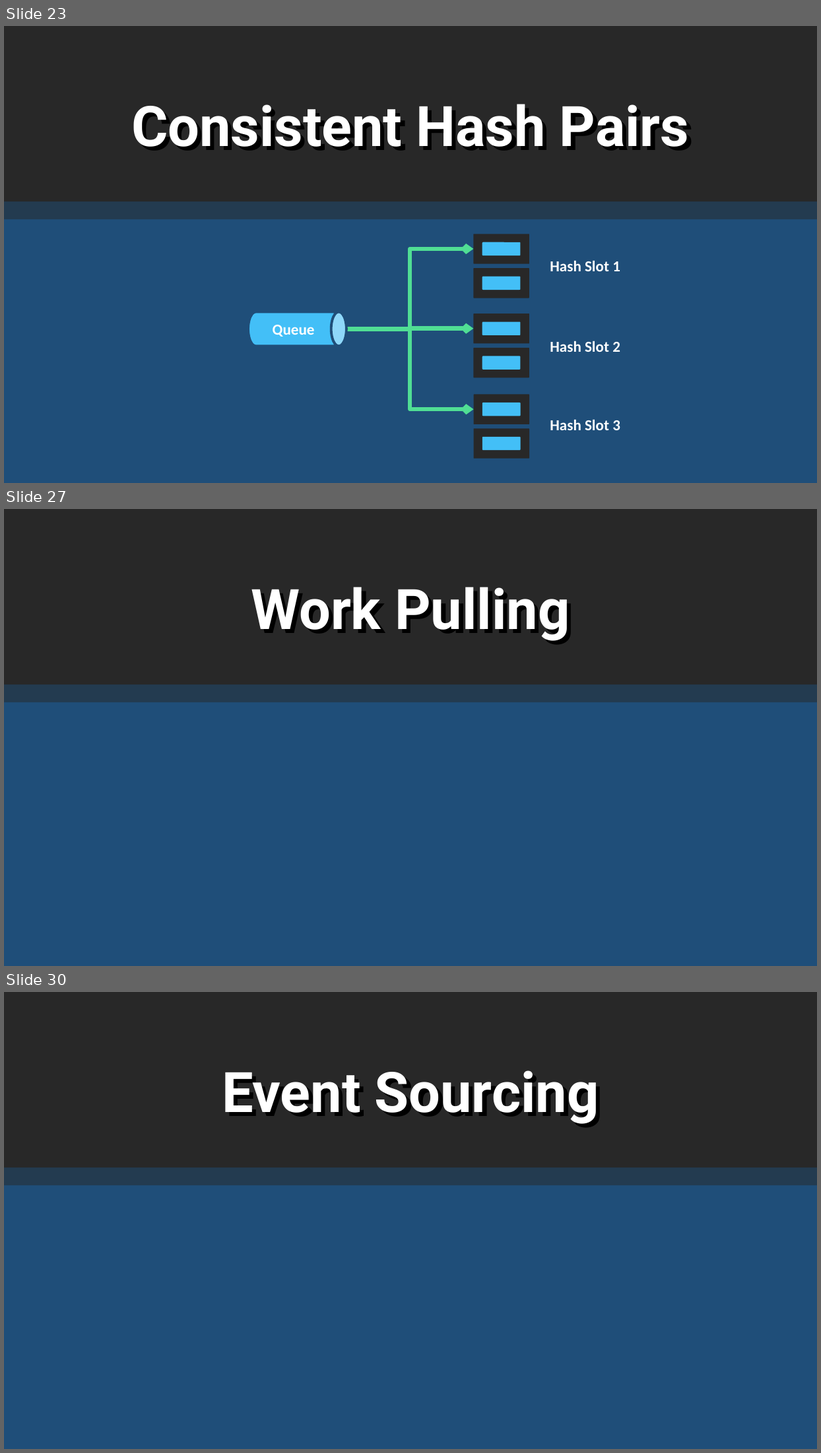
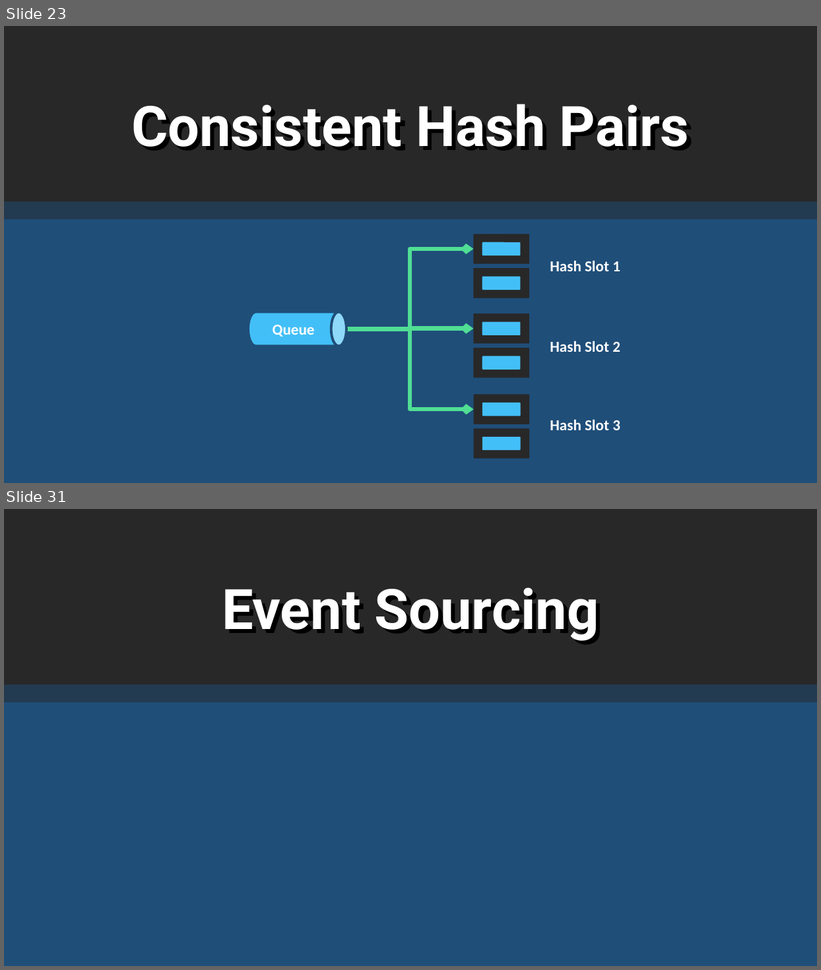
Before and after one commit to rogeralsing/Presentations, a slide deck: FailingGracefully/QConSP/protoactor.pptx. Shown one above the other, each under a label of ours: slides 23, 27 and 30 before the commit, slides 23 and 31 after it; the slides between them are not shown. The pictures are 821x1453 and 821x970 pixels, drawn with LibreOffice and Linux fonts; fonts in the diff are those of the drawing. Boxes give left, top, right and bottom in pixels: in the first picture for what was removed or moved away, otherwise in the second. Text is boxed around its words. In the diff, an @@ line names an element or a change of style, - is before the commit and + after.

```diff
--- a/FailingGracefully/QConSP/protoactor.pptx
+++ b/FailingGracefully/QConSP/protoactor.pptx
@@ slide 27 removed at (4,509,817,966), background #1F4E79 @@
@@ rounded rectangle removed at (4,509,817,685) @@
@@ text removed at (251,587,570,641) @@
-Work Pulling
@@ rounded rectangle removed at (4,685,817,702) @@
@@ what was slide 30 is now slide 31 @@
```
Also in this commit, not shown: 7 slides changed, 5 slides added, 3 other slides removed.
